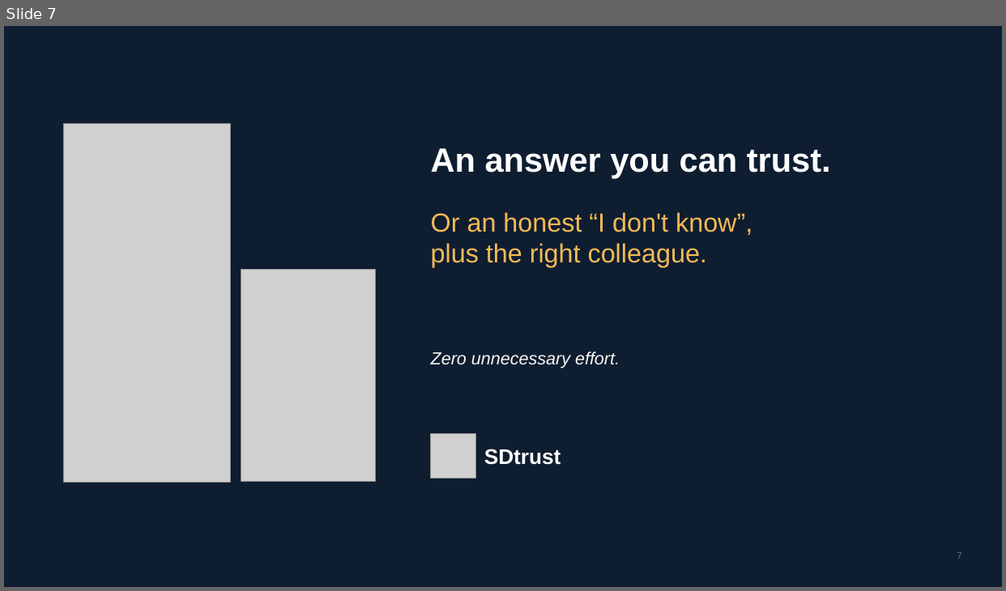
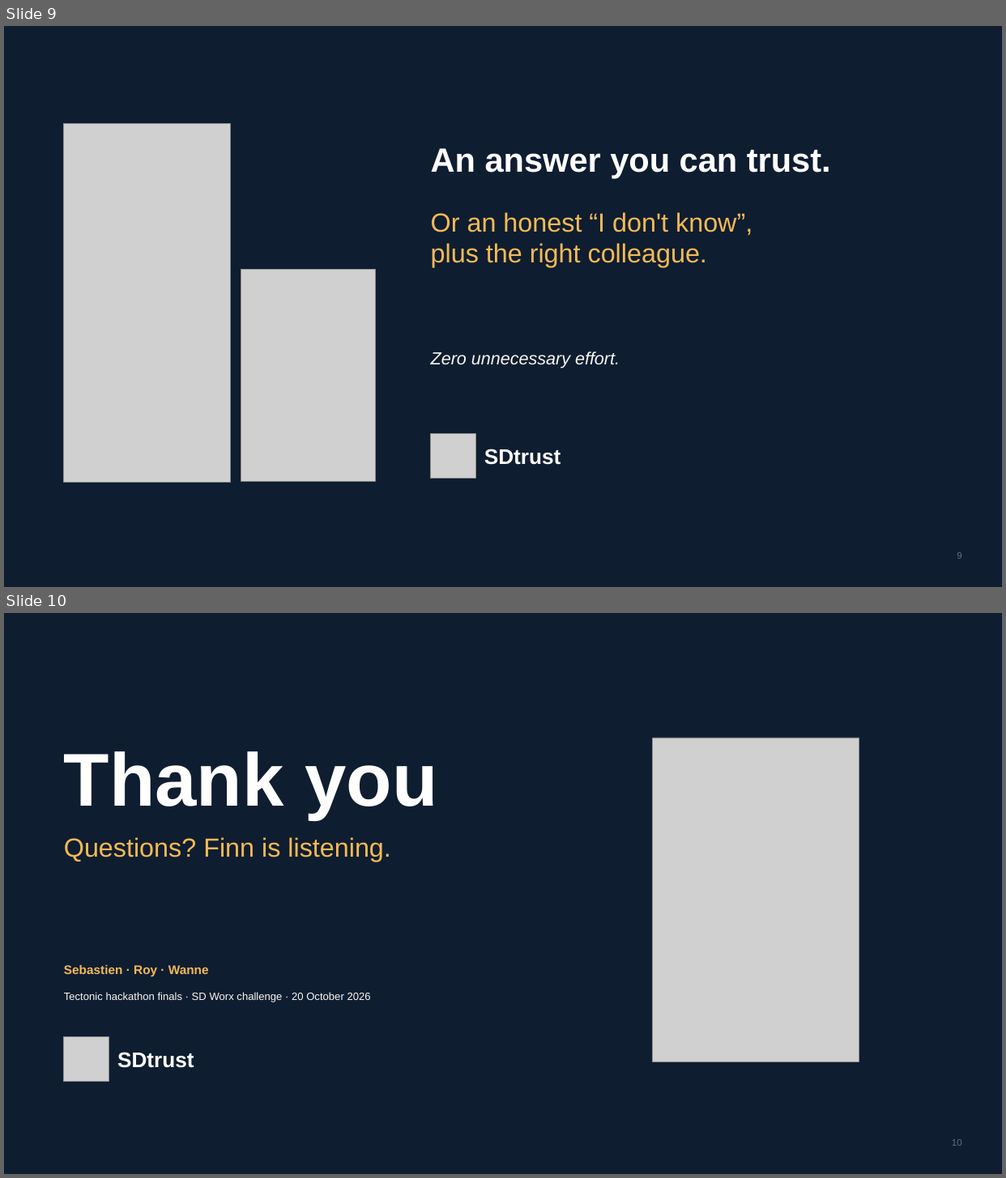
Before and after one commit to rheerkens/tectonic-hackathon-2026-october-finals, a slide deck: docs/pitch/SDtrust-pitch.pptx. Shown one above the other, each under a label of ours: slide 7 before the commit, slides 9 and 10 after it. The pictures are 1006x591 and 1006x1178 pixels, drawn with LibreOffice and Linux fonts; fonts in the diff are those of the drawing; grey boxes stand for pictures. Boxes give left, top, right and bottom in pixels: in the first picture for what was removed or moved away, otherwise in the second. Text is boxed around its words. In the diff, an @@ line names an element or a change of style, - is before the commit and + after.

```diff
--- a/docs/pitch/SDtrust-pitch.pptx
+++ b/docs/pitch/SDtrust-pitch.pptx
@@ slide 10 added at box(4, 613, 1002, 1174), background #0F1D31 @@
@@ text added at box(64, 752, 437, 820), 72 pt, text #FFFFFF, bold @@
+Thank you
@@ picture added at box(653, 738, 859, 1063) @@
@@ text added at box(64, 837, 391, 862), 25.2 pt, text #F3BA55 @@
+Questions? Finn is listening.
@@ text added at box(64, 965, 209, 977), 12 pt, text #F3BA55, bold @@
+Sebastien · Roy · Wanne
@@ text added at box(64, 992, 371, 1003), 10.2 pt, text #F8F6F1 @@
+Tectonic hackathon finals · SD Worx challenge · 20 October 2026
@@ picture added at box(64, 1037, 108, 1082) @@
@@ text added at box(117, 1052, 194, 1068), 20.4 pt, text #FFFFFF, bold @@
+SDtrust
@@ page number added at box(952, 1139, 962, 1146), 9 pt, text #5F6F85 @@
+10
@@ what was slide 7 is now slide 9 @@
@@ page number at box(957, 552, 961, 559): text changed @@
-7
+9
```
Also in this commit, not shown: 4 other slides added, 3 slides removed, 8 other files.
